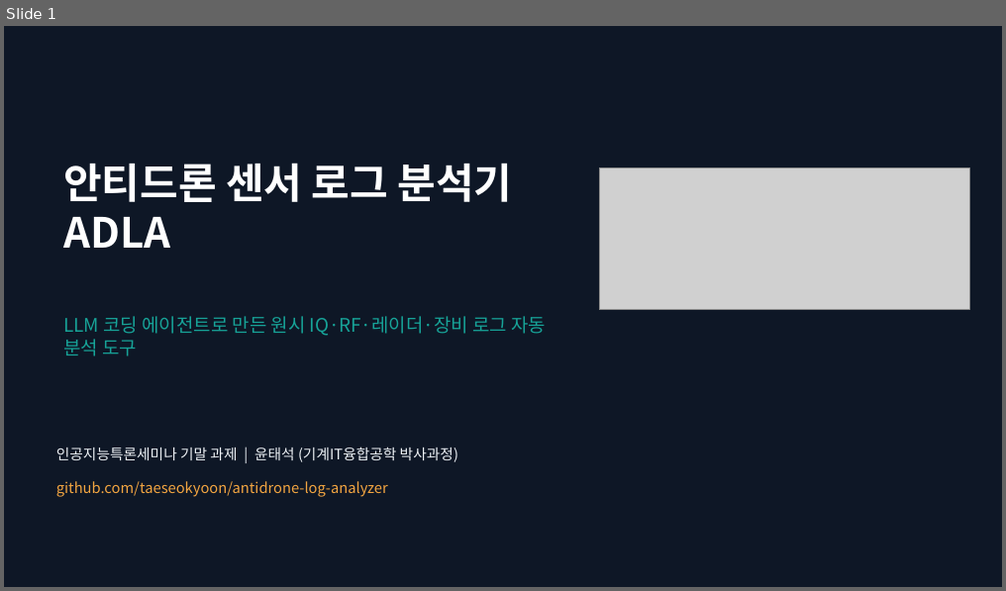
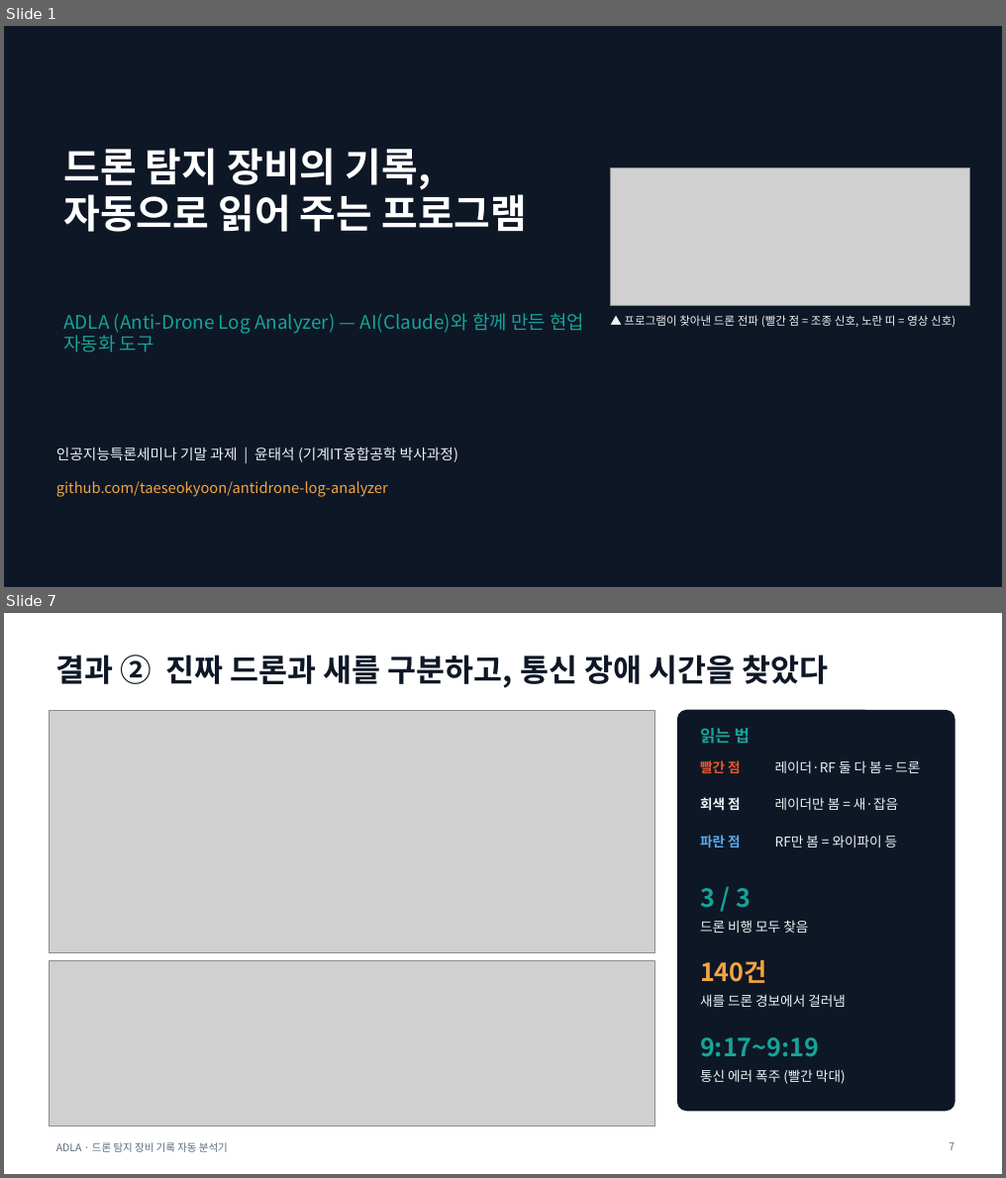
Before and after one commit to taeseokyoon/antidrone-log-analyzer, a slide deck: docs/ADLA_presentation.pptx. Shown one above the other, each under a label of ours: slide 1 before the commit, slides 1 and 7 after it; the slides between them are not shown. The pictures are 1006x591 and 1006x1178 pixels, drawn with LibreOffice and Linux fonts; fonts in the diff are those of the drawing; grey boxes stand for pictures. Boxes give left, top, right and bottom in pixels: in the first picture for what was removed or moved away, otherwise in the second. Text is boxed around its words. In the diff, an @@ line names an element or a change of style, - is before the commit and + after.

```diff
--- a/docs/ADLA_presentation.pptx
+++ b/docs/ADLA_presentation.pptx
@@ slide 7 added at <box>4,613,1002,1174</box>, background #FFFFFF @@
@@ title added at <box>56,655,828,688</box>, 30 pt, text #0E1726, bold @@
+결과 ② 진짜 드론과 새를 구분하고, 통신 장애 시간을 찾았다
@@ picture added at <box>49,710,655,953</box> @@
@@ rounded rectangle added at <box>678,710,954,1111</box>, fill #0E1726, outline #0E1726 1 pt @@
@@ text added at <box>700,728,749,744</box>, 16 pt, text #17A398, bold @@
+읽는 법
@@ text added at <box>700,761,741,773</box>, 13 pt, text #E4572E, bold @@
+빨간 점
@@ text added at <box>775,761,920,773</box>, 13 pt, text #EEF2F6 @@
+레이더·RF 둘 다 봄 = 드론
@@ text added at <box>700,797,741,811</box>, 13 pt, text #EEF2F6, bold @@
+회색 점
@@ text added at <box>775,797,898,810</box>, 13 pt, text #EEF2F6 @@
+레이더만 봄 = 새·잡음
@@ text added at <box>700,835,741,849</box>, 13 pt, text #5DA9E9, bold @@
+파란 점
@@ text added at <box>775,835,898,848</box>, 13 pt, text #EEF2F6 @@
+RF만 봄 = 와이파이 등
@@ text added at <box>700,888,750,908</box>, 24 pt, text #17A398, bold @@
+3 / 3
@@ text added at <box>700,920,808,933</box>, 13 pt, text #EEF2F6 @@
+드론 비행 모두 찾음
@@ picture added at <box>49,961,655,1127</box> @@
@@ text added at <box>700,960,767,983</box>, 24 pt, text #F2A541, bold @@
+140건
@@ text added at <box>700,994,846,1007</box>, 13 pt, text #EEF2F6 @@
+새를 드론 경보에서 걸러냄
@@ text added at <box>700,1038,819,1058</box>, 24 pt, text #17A398, bold @@
+9:17~9:19
@@ text added at <box>700,1069,846,1084</box>, 13 pt, text #EEF2F6 @@
+통신 에러 폭주 (빨간 막대)
@@ text added at <box>56,1143,228,1153</box>, 10 pt, text #5B6B82 @@
+ADLA · 드론 탐지 장비 기록 자동 분석기
@@ page number added at <box>948,1143,954,1151</box>, 10 pt, text #5B6B82 @@
+7
@@ slide 1 changed as well @@
@@ title at <box>63,148,527,232</box>: text changed; size 40 to 38 pt @@
-안티드론 센서 로그 분석기
-ADLA
+드론 탐지 장비의 기록,
+자동으로 읽어 주는 프로그램
@@ picture: place and size @@
-picture at <box>599,169,969,310</box>
+picture at <box>611,169,969,305</box>
@@ text at <box>63,313,584,353</box>: text changed @@
-LLM 코딩 에이전트로 만든 원시 IQ·RF·레이더·장비 로그 자동 분석 도구
+ADLA (Anti-Drone Log Analyzer) — AI(Claude)와 함께 만든 현업 자동화 도구
@@ text added at <box>624,315,955,327</box>, 11 pt, text #EEF2F6 @@
+▲ 프로그램이 찾아낸 드론 전파 (빨간 점 = 조종 신호, 노란 띠 = 영상 신호)
```
Also in this commit, not shown: 8 other slides added, 9 slides removed, 2 other files.
